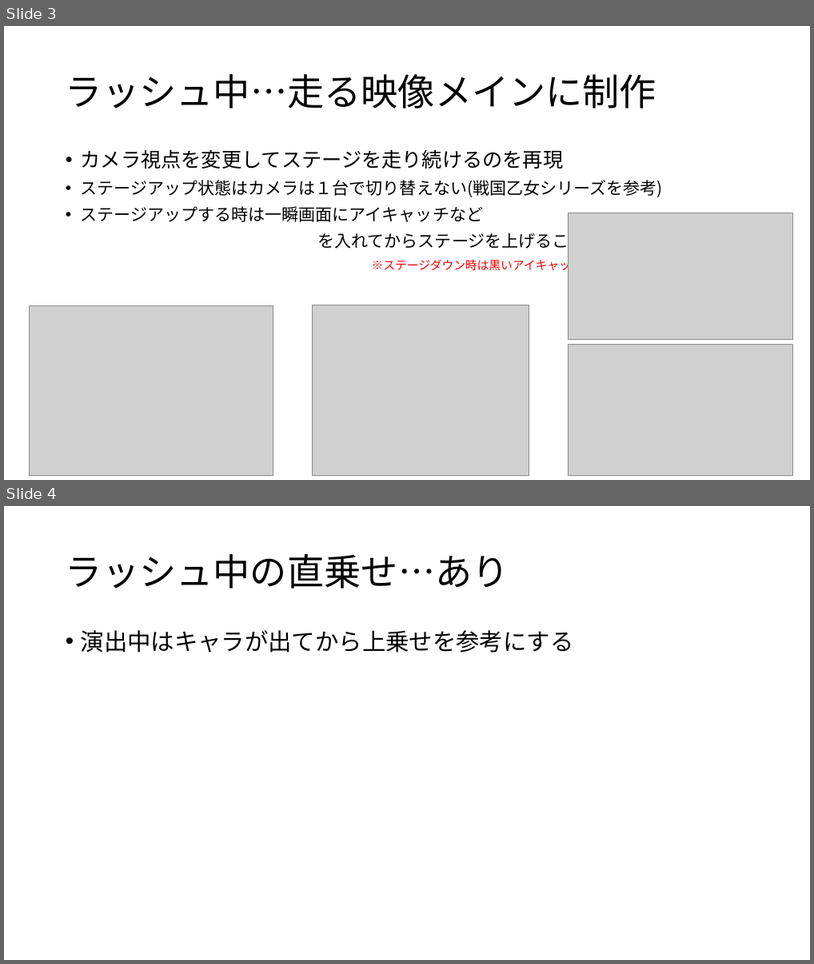
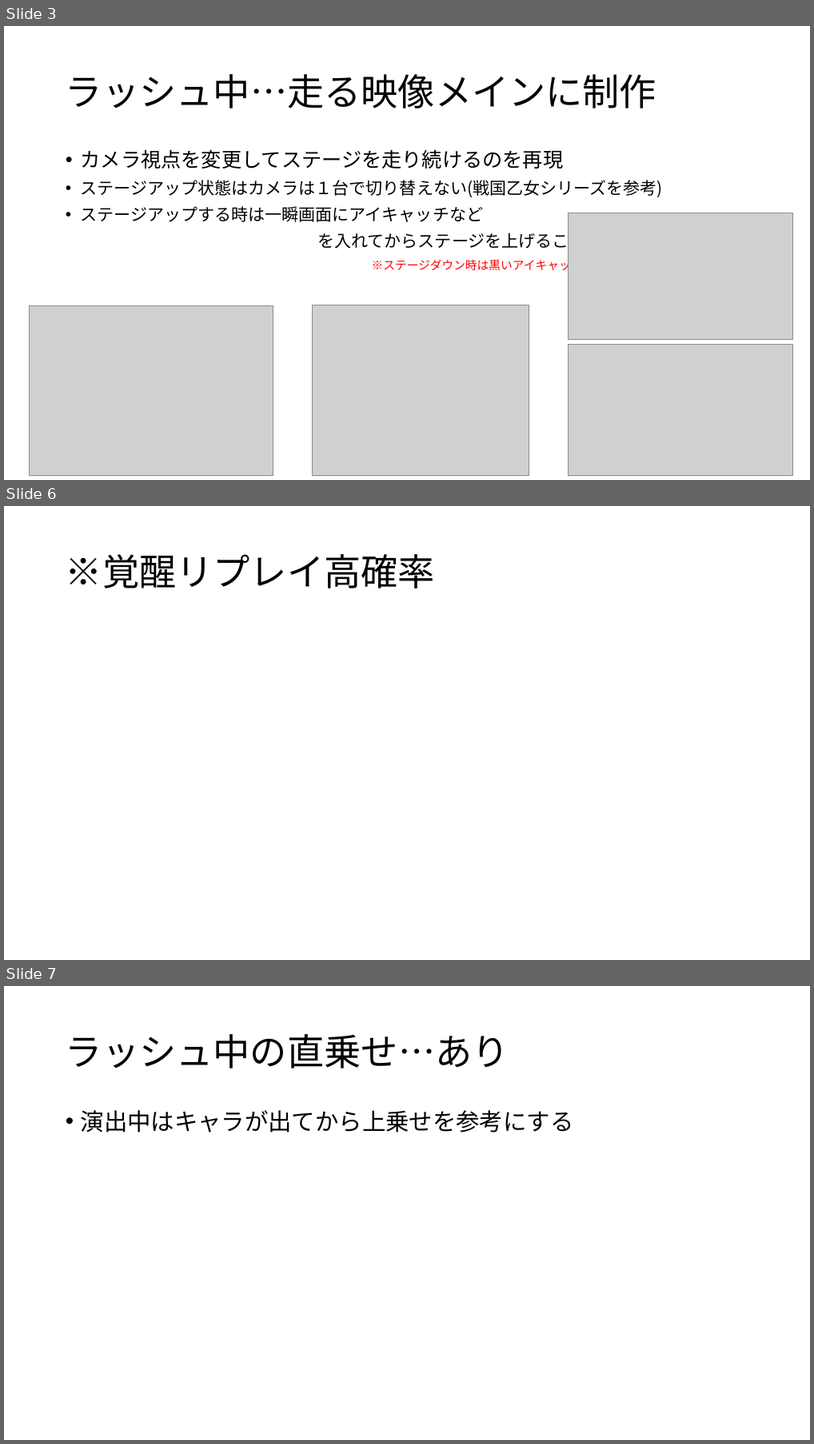
Before and after one commit to k245014-bot/l-, a slide deck: Docments/tex/映像・演出関連企画書.pptx. Shown one above the other, each under a label of ours: slides 3 and 4 before the commit, slides 3, 6 and 7 after it; the slides between them are not shown. The pictures are 814x964 and 814x1444 pixels, drawn with LibreOffice and Linux fonts; fonts in the diff are those of the drawing; grey boxes stand for pictures. Boxes give left, top, right and bottom in pixels: in the first picture for what was removed or moved away, otherwise in the second. Text is boxed around its words. In the diff, an @@ line names an element or a change of style, - is before the commit and + after.

```diff
--- a/Docments/tex/映像・演出関連企画書.pptx
+++ b/Docments/tex/映像・演出関連企画書.pptx
@@ slide 6 added at [4, 506, 810, 960], background #FFFFFF @@
@@ title added at [66, 554, 435, 588], 44 pt, text #000000 @@
+※覚醒リプレイ高確率
@@ what was slide 4 is now slide 7 @@
```
Also in this commit, not shown: 2 slides changed, 2 other slides added.
